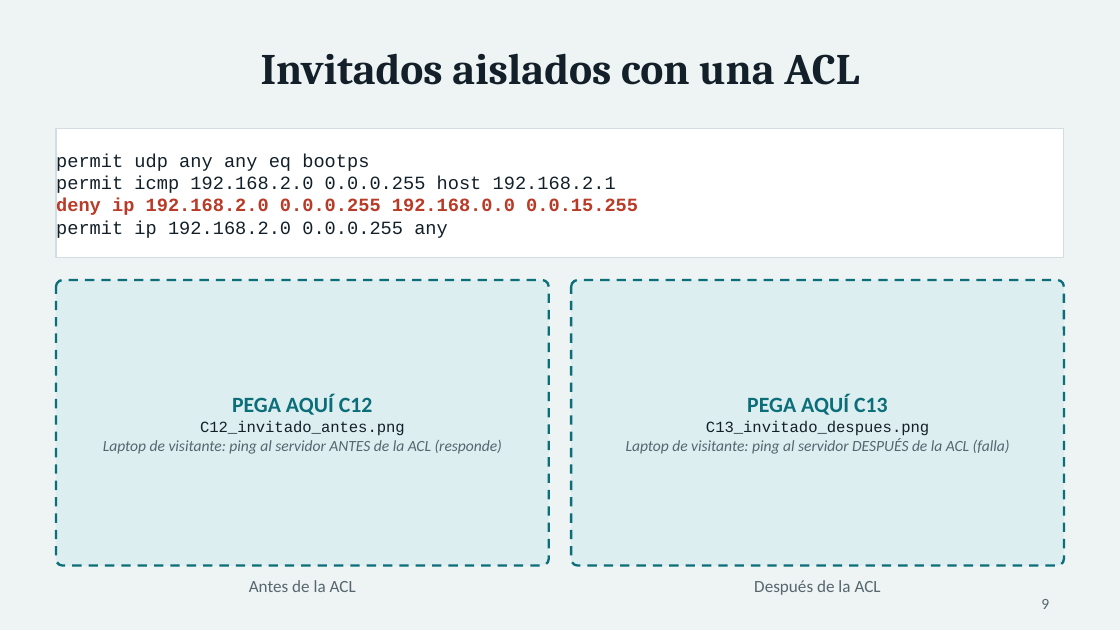
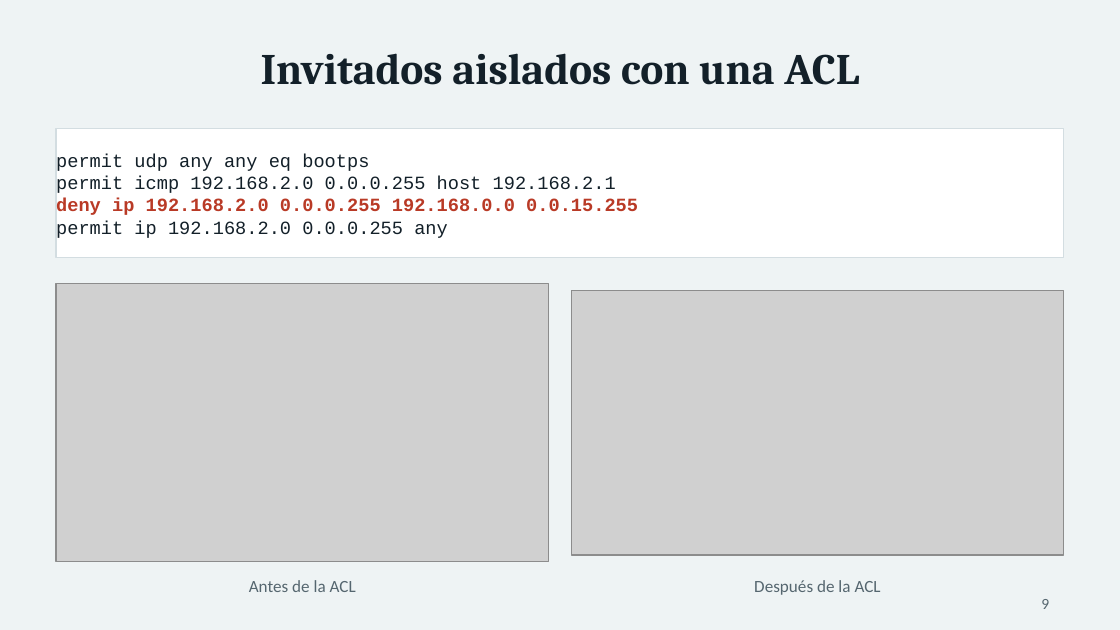
Before and after one commit to USX22/inalambricreds2, a slide deck: slide 9 of entregables/Presentacion_InnovaLogistics.pptx. Drawn at 1120x630 pixels with LibreOffice and Linux fonts; fonts in the diff are those of the drawing; grey boxes stand for pictures. Boxes give left, top, right and bottom in pixels: in the first picture for what was removed or moved away, otherwise in the second. Text is boxed around its words. In the diff, an @@ line names an element or a change of style, - is before the commit and + after.

```diff
--- a/entregables/Presentacion_InnovaLogistics.pptx
+++ b/entregables/Presentacion_InnovaLogistics.pptx
@@ rounded rectangle removed at [56, 280, 549, 566] @@
@@ picture added at [56, 283, 549, 561] @@
@@ rounded rectangle removed at [571, 280, 1064, 566] @@
@@ picture added at [571, 290, 1064, 554] @@
@@ text removed at [103, 394, 502, 454] @@
-PEGA AQUÍ C12
-C12_invitado_antes.png
-Laptop de visitante: ping al servidor ANTES de la ACL (responde)
@@ text removed at [626, 394, 1010, 454] @@
-PEGA AQUÍ C13
-C13_invitado_despues.png
-Laptop de visitante: ping al servidor DESPUÉS de la ACL (falla)
```
Also in this commit, not shown: 3 other slides changed, 15 other files.
